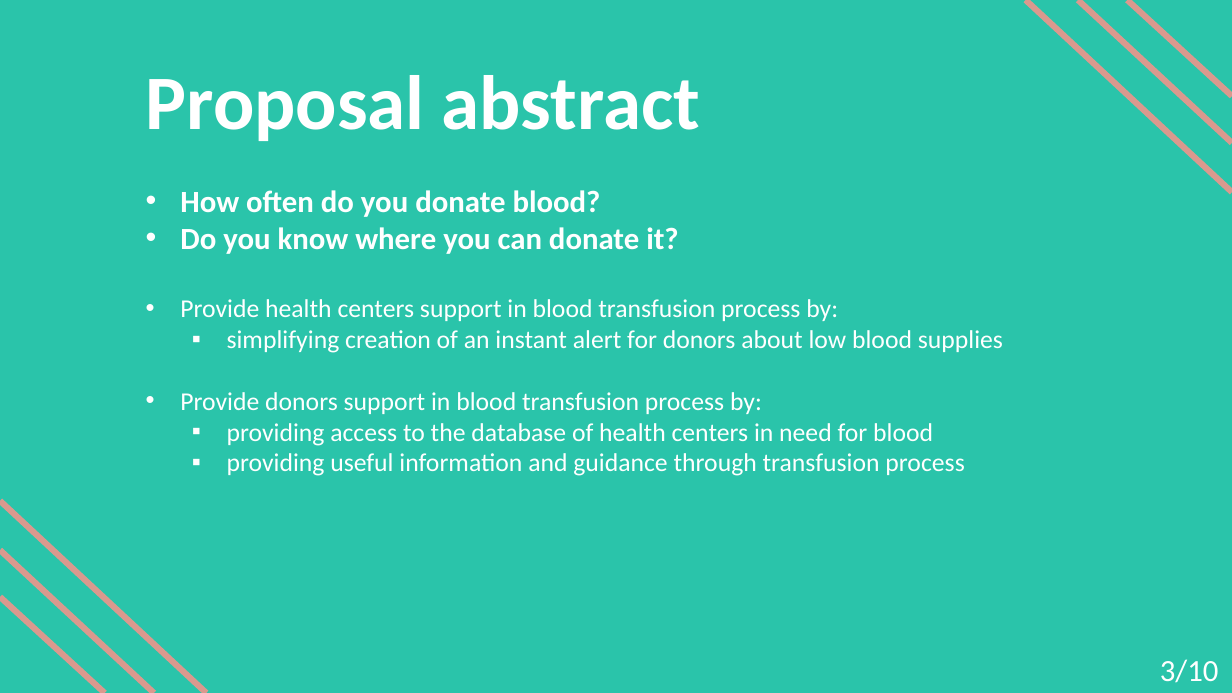
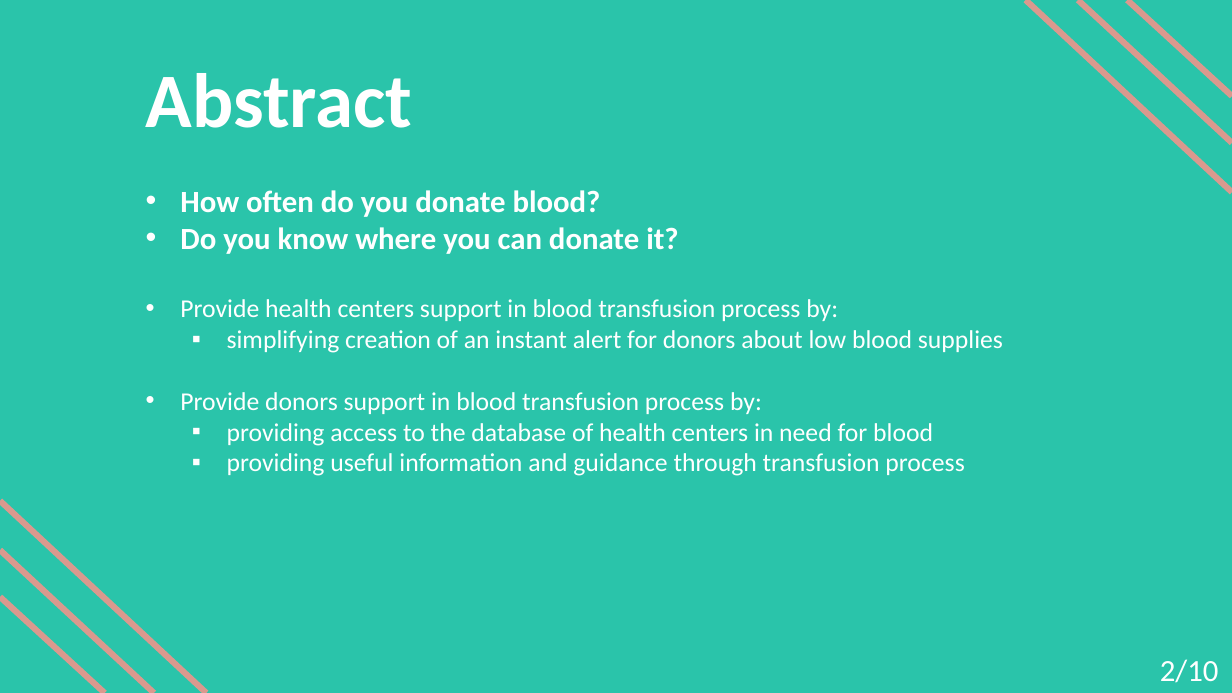
Before and after one commit to janamilutinovic/UPR, a slide deck: slide 2 of PropoasalHorizon2020_prezentacija.pptx (slide 3 before the commit). Drawn at 1232x693 pixels with LibreOffice and Linux fonts; fonts in the diff are those of the drawing. Boxes give left, top, right and bottom in pixels: in the first picture for what was removed or moved away, otherwise in the second. Text is boxed around its words. In the diff, an @@ line names an element or a change of style, - is before the commit and + after.

```diff
--- a/PropoasalHorizon2020_prezentacija.pptx
+++ b/PropoasalHorizon2020_prezentacija.pptx
@@ text at (146, 73, 413, 128): text changed @@
-Proposal abstract
+Abstract
@@ text at (1160, 659, 1219, 683): text changed @@
-3/10
+2/10
```
Also in this commit, not shown: 6 other slides changed, 1 slide added, 1 slide removed, 3 other files.
